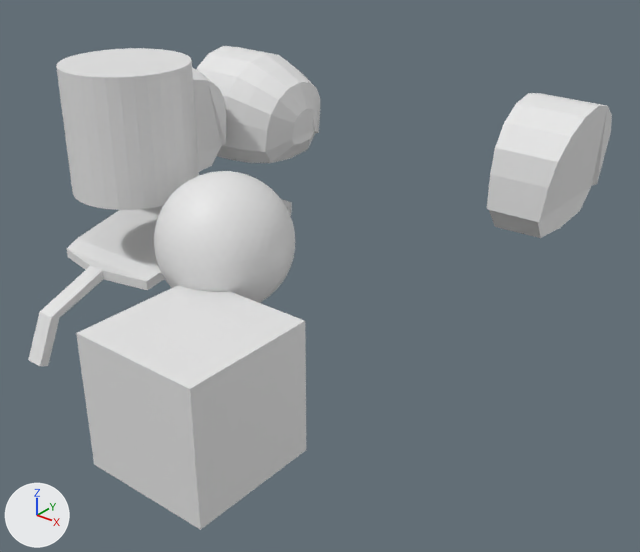
What one commit did to the Blender file Assets/Models/fruit1.blend.
The view is the same before and after, from a camera (50 mm lens) standing at (8.3, -8.21, 5.07) and looking at (-0.2, 2.41, -1.52). The lights are fixed; the arrows at lower left show +X, +Y and +Z.
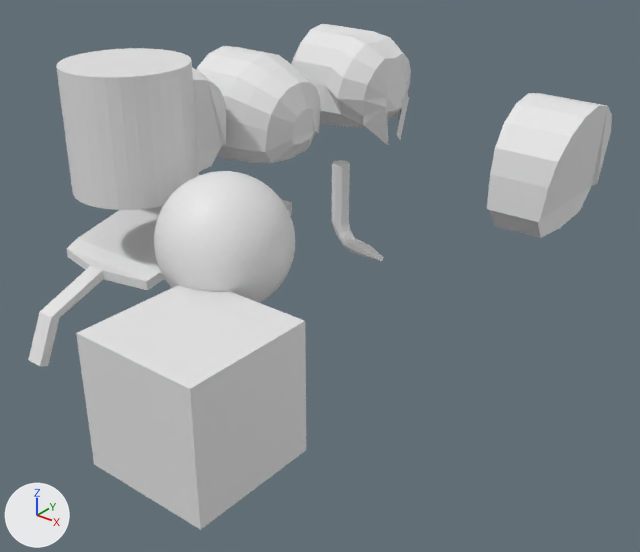
Boxes (x1, y1, x2, y2) around the edits, measured in the pictures (640 x 552 px):
'Cylinder.002', added: after (291, 24, 411, 145)
'Cylinder.003', added: after (332, 160, 383, 261)

The change, as a diff of the scene's bpy script:
```diff
--- a/Assets/Models/fruit1.blend.py
+++ b/Assets/Models/fruit1.blend.py
@@ me_cylinder_003 @@
+me_cylinder_003.from_pydata(...)  # 120 vertices, 106 faces; spans x -0.87..1.85, y -1.11..1.11, z -0.35..1.9
@@ me_cylinder_007 @@
+me_cylinder_007.from_pydata(...)  # 48 vertices, 42 faces; spans x -0.2..1.22, y -0.22..0.2, z -1.86..0.2
@@ ob_cylinder_002 @@
+ob_cylinder_002 = bpy.data.objects.new('Cylinder.002', me_cylinder_003)
+ob_cylinder_002.location = (-3.63, 6.95, -0.24)
+ob_cylinder_002.rotation_mode = 'XZY'
@@ ob_cylinder_003 @@
+ob_cylinder_003 = bpy.data.objects.new('Cylinder.003', me_cylinder_007)
+ob_cylinder_003.location = (-3.17, 6.86, -1.5)
```
